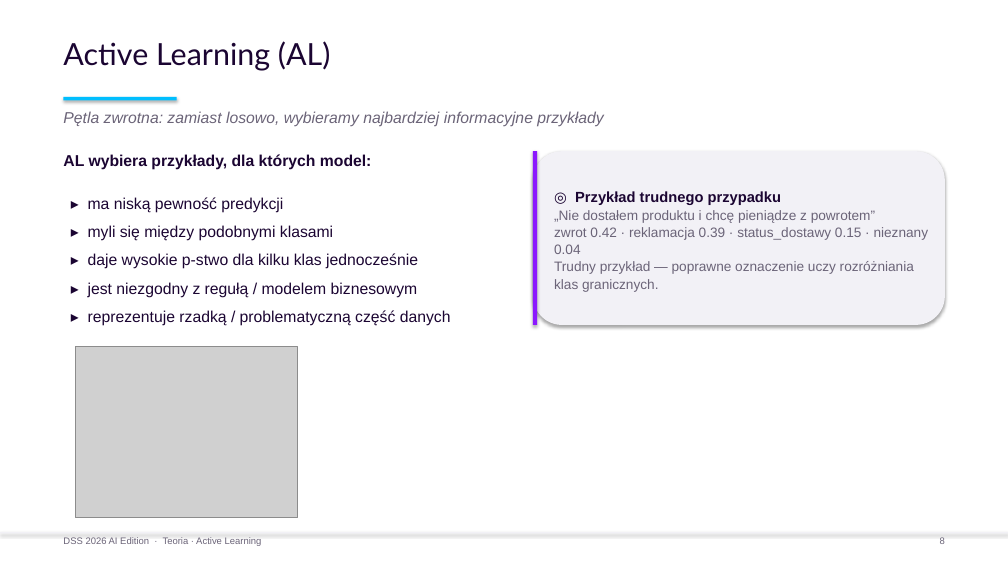
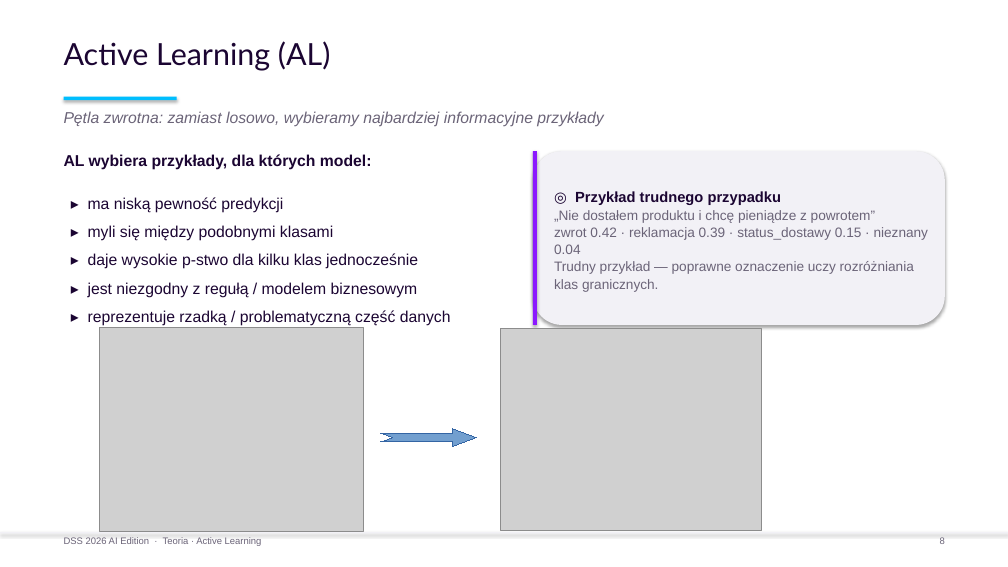
Before and after one commit to radlab-dev-group/.github, a slide deck: slide 9 of conf/DSS_20260618/presentation/pptx/DSS_2026_Tutorial.pptx (slide 8 before the commit). Drawn at 1008x567 pixels with LibreOffice and Linux fonts; fonts in the diff are those of the drawing; grey boxes stand for pictures. Boxes give left, top, right and bottom in pixels: in the first picture for what was removed or moved away, otherwise in the second. Text is boxed around its words. In the diff, an @@ line names an element or a change of style, - is before the commit and + after.

```diff
--- a/conf/DSS_20260618/presentation/pptx/DSS_2026_Tutorial.pptx
+++ b/conf/DSS_20260618/presentation/pptx/DSS_2026_Tutorial.pptx
@@ picture: place and size @@
-picture at <box>76,346,298,518</box>
+picture at <box>99,327,363,531</box>
@@ picture added at <box>501,328,762,530</box> @@
@@ freeform shape added at <box>381,429,476,447</box>, fill #729FCF, outline #3465A4 0 pt @@
```
Also in this commit, not shown: 1 other slide changed, 1 other file.
